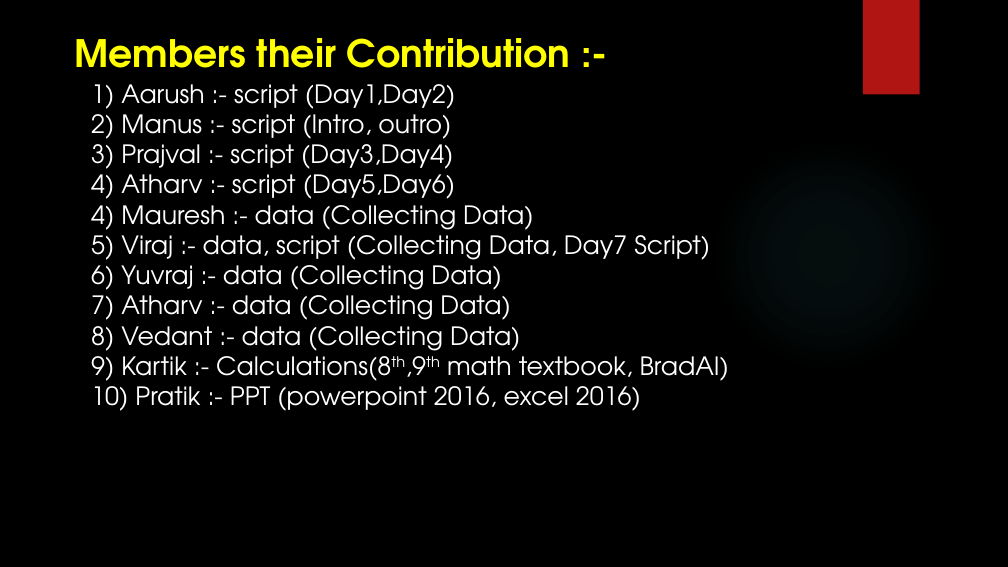
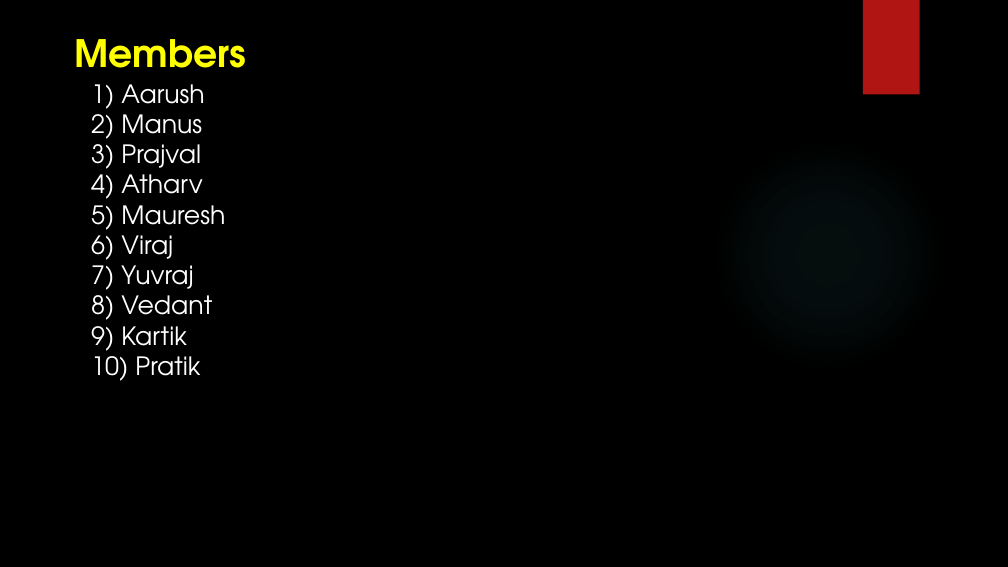
Before and after one commit to adg63/9A, a slide deck: slide 43 of PBl/Algebra PPT.pptx (slide 37 before the commit). Drawn at 1008x567 pixels with LibreOffice and Linux fonts; fonts in the diff are those of the drawing; background and template pictures are left out. Boxes give left, top, right and bottom in pixels: in the first picture for what was removed or moved away, otherwise in the second. Text is boxed around its words. In the diff, an @@ line names an element or a change of style, - is before the commit and + after.

```diff
--- a/PBl/Algebra PPT.pptx
+++ b/PBl/Algebra PPT.pptx
@@ text at bbox=[74, 39, 246, 68]: text changed @@
-Members their Contribution :-
+Members
@@ text at bbox=[91, 84, 225, 381]: text changed @@
-1) Aarush :- script (Day1,Day2)
-2) Manus :- script (Intro, outro)
-3) Prajval :- script (Day3,Day4)
-4) Atharv :- script (Day5,Day6)
-4) Mauresh :- data (Collecting Data)
-5) Viraj :- data, script (Collecting Data, Day7 Script)
-6) Yuvraj :- data (Collecting Data)
-7) Atharv :- data (Collecting Data)
-8) Vedant :- data (Collecting Data)
-9) Kartik :- Calculations(8th,9th math textbook, BradAI)
-10) Pratik :- PPT (powerpoint 2016, excel 2016)
+1) Aarush
+2) Manus
+3) Prajval
+4) Atharv
+5) Mauresh
+6) Viraj
+7) Yuvraj
+8) Vedant
+9) Kartik
+10) Pratik
```
Also in this commit, not shown: 9 other slides changed, 7 slides added, 1 slide removed.
